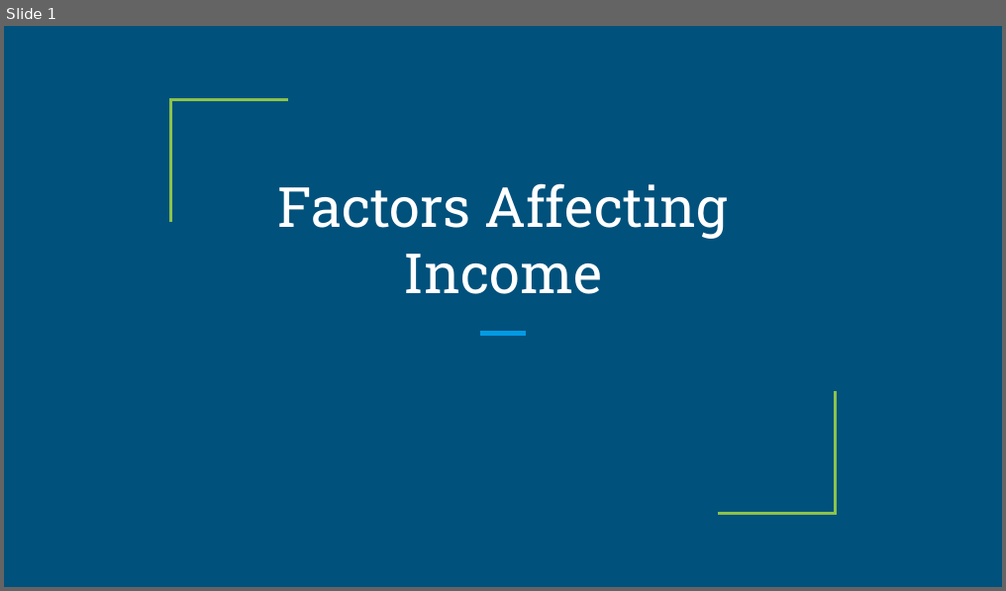
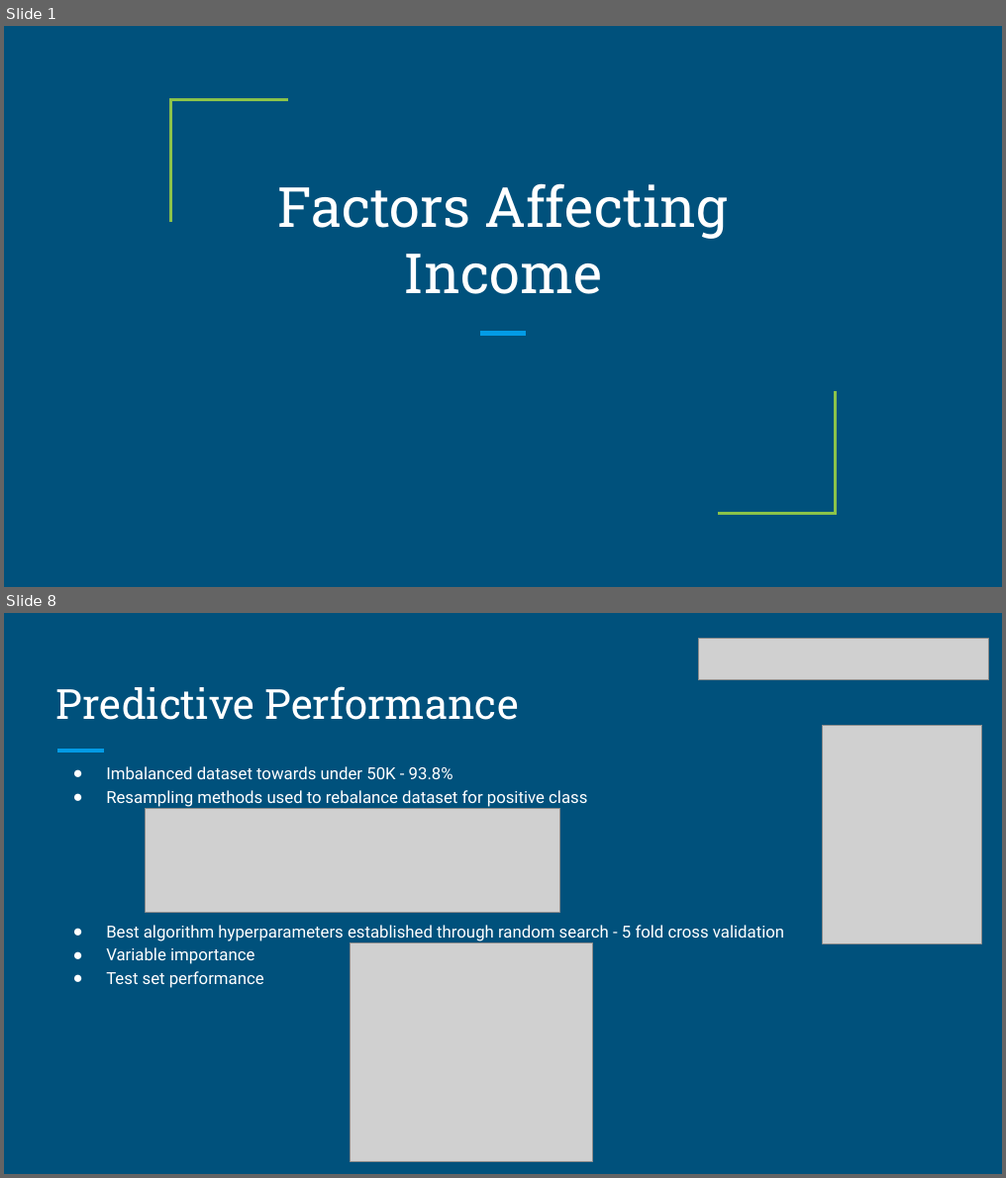
Before and after one commit to matthewgalloway/salary_predictions, a slide deck: Presentation.pptx. Shown one above the other, each under a label of ours: slide 1 before the commit, slides 1 and 8 after it; the slides between them are not shown. The pictures are 1006x591 and 1006x1178 pixels, drawn with LibreOffice and Linux fonts; fonts in the diff are those of the drawing; grey boxes stand for pictures. Boxes give left, top, right and bottom in pixels: in the first picture for what was removed or moved away, otherwise in the second. Text is boxed around its words. In the diff, an @@ line names an element or a change of style, - is before the commit and + after.

```diff
--- a/Presentation.pptx
+++ b/Presentation.pptx
@@ slide 8 added at <box>4,613,1002,1174</box>, background #00517C @@
@@ picture added at <box>699,638,989,680</box> @@
@@ title added at <box>56,686,519,720</box>, 30 pt, text #FFFFFF @@
+Predictive Performance
@@ picture added at <box>823,725,983,944</box> @@
@@ line added from (57, 751) to (104, 751), #039BE5 3 pt @@
@@ text added at <box>106,766,784,988</box>, 12 pt, text #FFFFFF @@
+● Imbalanced dataset towards under 50K - 93.8%
+● Resampling methods used to rebalance dataset for positive class
+● Best algorithm hyperparameters established through random search - 5 fold cross validation
+● Variable importance
+● Test set performance
@@ picture added at <box>145,809,559,912</box> @@
@@ picture added at <box>350,944,593,1161</box> @@
```
Also in this commit, not shown: 5 slides changed, 5 other slides added, 6 slides removed, 5 other files.
